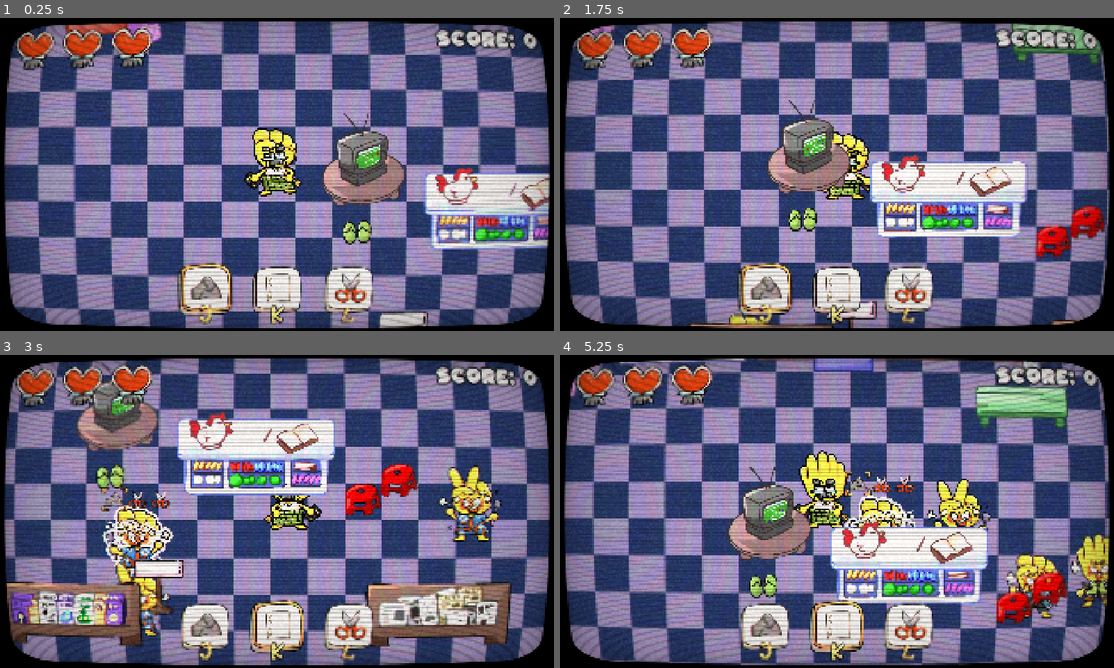
Above: before the commit, frames 1-4 (two rows, left to right).
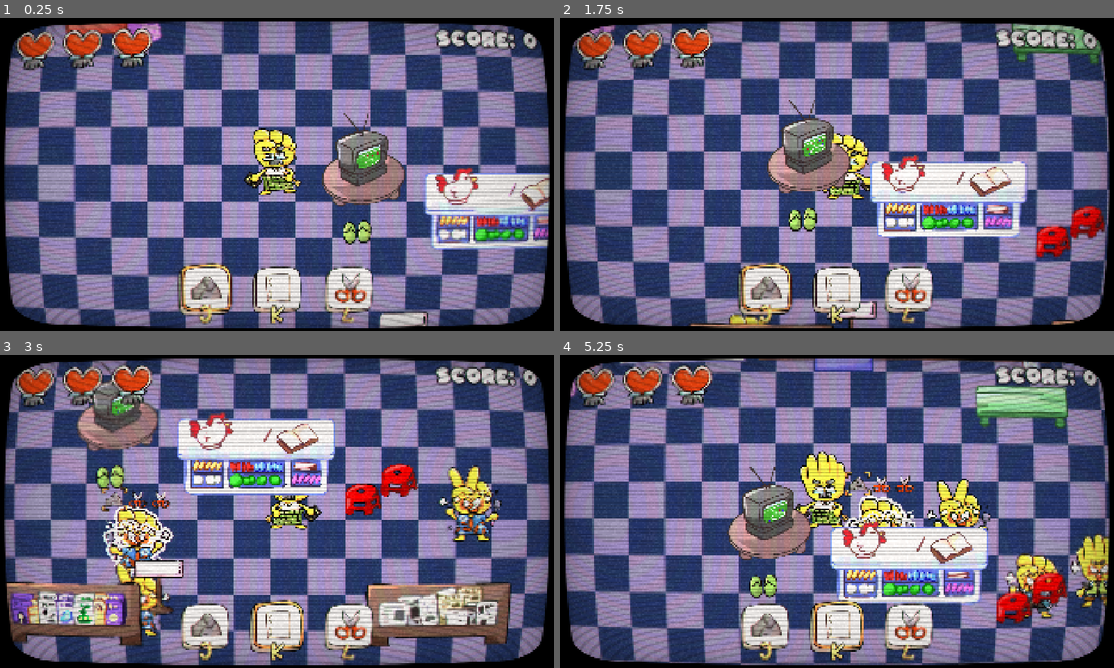
Above: after the commit, the same moments.

Repository: jessicaryan19/retail-rumble
Game: Godot game, scene res://game/game.tscn
The game is run twice, just before and just after one commit, with the same random seed, the same clock (stepped at 60 frames per second) and the same inputs.
Inputs:
- Up to frame 1 (0.25 s): no input
- Up to frame 2 (1.75 s): hold D (move_right) 0.53-1.28 s; tap K (equip_paper) at 0.6 s; hold S (move_down) from 1.28 s (still down); tap J (equip_rock) at 1.35 s
- Up to frame 3 (3 s): release S (move_down) at 2.03 s; hold D (move_right) 2.03-2.78 s; tap L (equip_scissor) at 2.1 s; hold W (move_up) from 2.78 s (still down); tap K (equip_paper) at 2.85 s
- Up to frame 4 (5.25 s): release W (move_up) at 3.53 s; hold A (move_left) 3.53-5.03 s; tap J (equip_rock) at 3.6 s; tap L (equip_scissor) at 4.35 s; hold S (move_down) from 5.03 s (still down); tap K (equip_paper) at 5.1 s

The runs differ from the first frame. In frame 1, 0.2% of the frame differs, in the area x 44-55%, y 35-58%; in frame 2, 0.1%; in frame 3, 0.2%; in frame 4, 0.3%, in the area x 42-97%, y 30-82%.

Commit message:
Fix outline, Blink and Flash Red for enemy

Diff:
--- a/enemy/enemy.gd
+++ b/enemy/enemy.gd
@@ -27,6 +27,7 @@
 @onready var score_manager = get_tree().get_root().get_node("Game/ScoreManager")
 
 @onready var outline_material: ShaderMaterial = preload("res://enemy/outline_material.tres")
+@onready var enemy_shader := preload("res://enemy/white_outline.gdshader")
 
 #@onready var knockback_component: KnockbackComponent = $KnockbackComponent
 var rps_sprite_scene = preload("res://enemy/rps_sprite.tscn")
@@ -45,18 +46,26 @@
 
 		match (value):
 			EnemyState.CHASE:
+				stop_blink()
 				head.animation = "rps"
 
+
 			EnemyState.STUNNED:
+				flash_red()
+				start_blink()
 				stunned_timer.start()
 				head.animation = "rps"
 				hitbox_collision.set_deferred("disabled", true)
 				collision_shape_2d.set_deferred("disabled", true)
 
+
 			EnemyState.DIE:
+				flash_red()
+				stop_blink()
 				head.animation = "die"
 				hitbox_collision.set_deferred("disabled", true)
 				collision_shape_2d.set_deferred("disabled", true)
+
 
 				reset_die_tween()
 				die_tween.set_trans(Tween.TRANS_EXPO).set_ease(Tween.EASE_IN)
@@ -127,7 +136,13 @@
 			frame.position = Vector2.ZERO
 			rps_sprite.add_child(frame)
 
+
+
 func _ready():
+	var mat := ShaderMaterial.new()
+	mat.shader = enemy_shader
+	body.material = mat.duplicate()
+	head.material = mat.duplicate()
 	player = get_tree().get_first_node_in_group("player")
 	agent.target_position = player.global_position
 	randomize_variant()
@@ -189,6 +204,7 @@
 	hitbox_collision.set_deferred("disabled", false)
 	state = EnemyState.CHASE
 
+
 	update_current_rps()
 
 	#print("enemy end of stunned")
@@ -226,8 +242,25 @@
 		await ready
 
 	var material_to_set = outline_material if is_active else null
-
+	stop_blink()
 	if body:
 		body.material = material_to_set
 	if head:
 		head.material = material_to_set
+
+func flash_red():
+	var mat := body.material as ShaderMaterial
+	if mat:
+		mat.set("shader_parameter/flash_active", true)
+		var tween = create_tween()
+		tween.tween_property(mat, "shader_parameter/flash_active", false, 0.3)
+
+func start_blink():
+	var mat := body.material as ShaderMaterial
+	if mat:
+		mat.set("shader_parameter/blink_active", true)
+
+func stop_blink():
+	var mat := body.material as ShaderMaterial
+	if mat:
+		mat.set("shader_parameter/blink_active", false)
--- a/enemy/enemy.tscn
+++ b/enemy/enemy.tscn
@@ -9,8 +9,6 @@
 [ext_resource type="PackedScene" uid="uid://d3yvf7tvhas08" path="res://components/knockback_component.tscn" id="8_5ffra"]
 
 [sub_resource type="ShaderMaterial" id="ShaderMaterial_78jik"]
-
-[sub_resource type="ShaderMaterial" id="ShaderMaterial_5ffra"]
 
 [sub_resource type="AtlasTexture" id="AtlasTexture_pmsee"]
 atlas = ExtResource("2_y5vj3")
@@ -323,7 +321,6 @@
 material = SubResource("ShaderMaterial_78jik")
 
 [node name="Head" type="AnimatedSprite2D" parent="Sprite"]
-material = SubResource("ShaderMaterial_5ffra")
 position = Vector2(0, -128)
 sprite_frames = SubResource("SpriteFrames_78jik")
 animation = &"rps"
--- a/enemy/white_outline.gdshader
+++ b/enemy/white_outline.gdshader
@@ -1,12 +1,39 @@
 shader_type canvas_item;
+
+// === OUTLINE ===
 uniform vec4 outline_color : source_color = vec4(1.0, 1.0, 1.0, 1.0);
 uniform float outline_width : hint_range(0.0, 10.0) = 1.0;
 
+// === FLASH ===
+uniform bool flash_active = false;
+uniform vec3 flash_color = vec3(1.0, 0.0, 0.0);
+uniform float flash_mix_strength : hint_range(0.0, 1.0) = 1.0;
+
+// === BLINK ===
+uniform bool blink_active = false;
+uniform vec3 blink_color = vec3(1.0);
+uniform float blink_mix_strength : hint_range(0.0, 1.0) = 1.0;
+uniform float blink_speed : hint_range(1.0, 50.0) = 20.0;
+
+uniform float opacity : hint_range(0.0, 1.0) = 1.0;
+
 void fragment() {
 	vec4 original_color = texture(TEXTURE, UV);
+	vec3 final_color = original_color.rgb;
 
+	// === BLINK (white pulse with sine wave) ===
+	if (blink_active) {
+		float wave = abs(sin(TIME * blink_speed));
+		final_color = mix(final_color, blink_color, blink_mix_strength * wave);
+	}
+
+	// === FLASH (instant red override) ===
+	if (flash_active) {
+		final_color = mix(final_color, flash_color, flash_mix_strength);
+	}
+
+	// === OUTLINE ===
 	vec2 pixel_size = TEXTURE_PIXEL_SIZE;
-
 	float max_neighbor_alpha = 0.0;
 
 	vec2 offset_n = vec2(0.0, -1.0) * outline_width * pixel_size;
@@ -28,7 +55,8 @@
 	max_neighbor_alpha = max(max_neighbor_alpha, texture(TEXTURE, UV + offset_nw).a);
 
 	float outline_amount = step(original_color.a, 0.1) * max_neighbor_alpha;
-	vec4 final_color = mix(original_color, outline_color, outline_amount);
 
-	COLOR = final_color;
+	// === Final blending ===
+	vec4 blended_color = vec4(final_color, original_color.a * opacity);
+	COLOR = mix(blended_color, outline_color, outline_amount);
 }
--- a/game/game.tscn
+++ b/game/game.tscn
@@ -17,10 +17,13 @@
 [sub_resource type="ShaderMaterial" id="ShaderMaterial_dakft"]
 shader = ExtResource("3_dxrkv")
 shader_parameter/opacity = 1.0
-shader_parameter/r = 1.0
-shader_parameter/g = 0.0
-shader_parameter/b = 0.0
-shader_parameter/mix_color = 0.4
+shader_parameter/blink_active = false
+shader_parameter/flash_active = false
+shader_parameter/blink_speed = 20.0
+shader_parameter/flash_mix_strength = 1.0
+shader_parameter/blink_mix_strength = 1.0
+shader_parameter/blink_color = Vector3(1, 1, 1)
+shader_parameter/flash_color = Vector3(1, 0, 0)
 
 [sub_resource type="NavigationPolygon" id="NavigationPolygon_dxrkv"]
 vertices = PackedVector2Array(4544, -912.078, 4544, 2665, -2137, 2665, -2137, -970.906)
--- a/player/damage_shader_test.gdshader
+++ b/player/damage_shader_test.gdshader
@@ -1,25 +1,31 @@
 shader_type canvas_item;
-uniform float opacity;
-uniform float r;
-uniform float g;
-uniform float b;
-uniform float mix_color;
 
-void vertex() {
-	// Called for every vertex the material is visible on.
-}
+uniform float opacity = 1.0;
+
+uniform bool blink_active = false;
+uniform bool flash_active = false;
+
+uniform float blink_speed = 20.0;
+uniform float flash_mix_strength = 1.0;
+uniform float blink_mix_strength = 1.0;
+
+uniform vec3 blink_color = vec3(1.0, 1.0, 1.0); // white
+uniform vec3 flash_color = vec3(1.0, 0.0, 0.0); // red
 
 void fragment() {
-	// Called for every pixel the material is visible on.
-	vec4 texture_color = texture(TEXTURE, UV);
-	if(texture_color.a != 0.0)
-		COLOR = vec4(mix(texture_color.rgb, vec3(r,g,b), mix_color), opacity);
+	vec4 tex_color = texture(TEXTURE, UV);
+
+	// Always define a base color
+	vec3 final_color = tex_color.rgb;
+
+	if (blink_active) {
+		float blink_wave = abs(sin(TIME * blink_speed));
+		final_color = mix(final_color, blink_color, blink_mix_strength * blink_wave);
+	}
+
+	if (flash_active) {
+		final_color = mix(final_color, flash_color, flash_mix_strength);
+	}
+
+	COLOR = vec4(final_color, tex_color.a * opacity);
 }
-
-void light() {
-
-	float cNdotL = max(1.0, dot(NORMAL, LIGHT_DIRECTION));
-	LIGHT = vec4(LIGHT_COLOR.rgb * LIGHT_ENERGY * cNdotL, LIGHT_COLOR.a);
-	// Called for every pixel for every light affecting the CanvasItem.
-	// Uncomment to replace the default light processing function with this one.
-}
--- a/player/player.gd
+++ b/player/player.gd
@@ -20,10 +20,12 @@
 
 		state = value
 		do_stretch_tween()
+		var mat := body.material as ShaderMaterial
 
 		match (value):
 			PlayerState.NORMAL:
 				body.animation = "normal"
+				mat.set("shader_parameter/blink_active", false)
 
 			PlayerState.POSE:
 				pose_timer.start()
@@ -32,6 +34,8 @@
 				body.frame = randi() % body.sprite_frames.get_frame_count("pose")
 				hitbox_component.invincible = true
 				hitbox_component.target = null
+				mat.set("shader_parameter/blink_active", true)
+
 
 			PlayerState.INVINCIBLE:
 				invincible_timer.start()
@@ -39,12 +43,15 @@
 				do_closeup_tween(1.2)
 				hitbox_component.invincible = true
 				hitbox_component.target = null
+				mat.set("shader_parameter/blink_active", true)
+
 
 			PlayerState.DIE:
 				body.animation = "hurt"
 				do_die_tween()
 				hitbox_collision.set_deferred("disabled", true)
 				hitbox_component.target = null
+				mat.set("shader_parameter/blink_active", false)
 
 
 @export var MAX_SPEED: float = 600.0
@@ -271,19 +278,14 @@
 
 # Ini shader yg buat jadi merah
 func apply_hit_shader_effect():
+	print("Flash triggered")
 	var mat := body.material as ShaderMaterial
 	if mat == null:
+		print("No material!")
 		return
-
-	mat.set("shader_parameter/r", 1.0)
-	mat.set("shader_parameter/g", 0.0)
-	mat.set("shader_parameter/b", 0.0)
-	mat.set("shader_parameter/mix_color", 1.0)
-	mat.set("shader_parameter/opacity", 1.0)
-
+	mat.set("shader_parameter/flash_active", true)
 	var tween := create_tween()
-	tween.tween_property(mat, "shader_parameter/mix_color", 0.0, 0.2)
-
+	tween.tween_property(mat, "shader_parameter/flash_active", false, 0.2)
 
 func _on_took_damage():
 	apply_hit_shader_effect()
--- a/player/player.tscn
+++ b/player/player.tscn
@@ -22,10 +22,13 @@
 [sub_resource type="ShaderMaterial" id="ShaderMaterial_hg6s5"]
 shader = ExtResource("2_rgyib")
 shader_parameter/opacity = 1.0
-shader_parameter/r = 1.0
-shader_parameter/g = 0.0
-shader_parameter/b = 0.0
-shader_parameter/mix_color = 1.0
+shader_parameter/blink_active = false
+shader_parameter/flash_active = false
+shader_parameter/blink_speed = 20.0
+shader_parameter/flash_mix_strength = 1.0
+shader_parameter/blink_mix_strength = 1.0
+shader_parameter/blink_color = Vector3(1, 1, 1)
+shader_parameter/flash_color = Vector3(1, 0, 0)
 
 [sub_resource type="AtlasTexture" id="AtlasTexture_boad6"]
 atlas = ExtResource("2_g6k8r")
--- a/player/red_damage.tres
+++ b/player/red_damage.tres
@@ -5,7 +5,10 @@
 [resource]
 shader = ExtResource("1_sjjwp")
 shader_parameter/opacity = 1.0
-shader_parameter/r = 1.0
-shader_parameter/g = 0.0
-shader_parameter/b = 0.0
-shader_parameter/mix_color = 0.0
+shader_parameter/blink_active = false
+shader_parameter/flash_active = false
+shader_parameter/blink_speed = 20.0
+shader_parameter/flash_mix_strength = 1.0
+shader_parameter/blink_mix_strength = 1.0
+shader_parameter/blink_color = Vector3(1, 1, 1)
+shader_parameter/flash_color = Vector3(1, 0, 0)
Not shown: 1 places in enemy/enemy.tscn that only renumber resources
